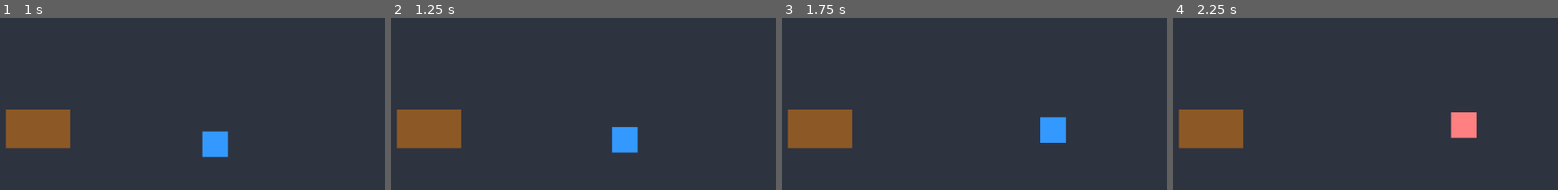
Above: before the commit, frames 1-4 (left to right).
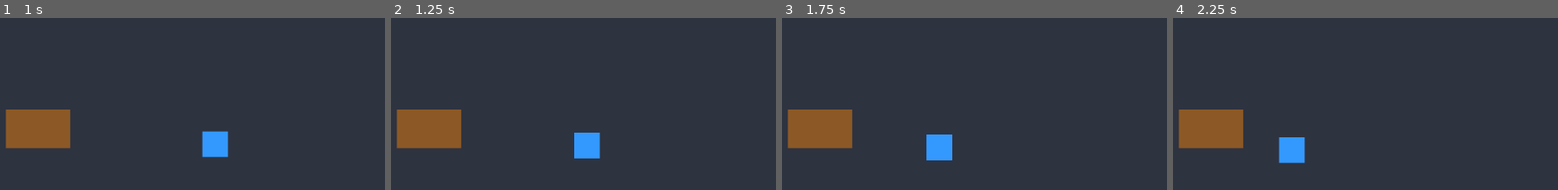
Above: after the commit, the same moments.

Repository: michaelchang-jpg/cs-tycoon
Game: Godot game, scene res://scenes/main.tscn
Two runs of this game, one before a commit and one after it. Both use one fixed random seed, a clock stepped at 60 frames per second and the inputs below.
Inputs:
- Up to frame 1 (1 s): tap Enter at 0.5 s
- Up to frame 2 (1.25 s): no input
- Up to frame 3 (1.75 s): no input
- Up to frame 4 (2.25 s): no input

Frame 1 is identical in both runs. In frame 2, 2.1% of the frame differs, in the area x 47-65%, y 63-82%; in frame 3, 2.0%; in frame 4, 2.1%, in the area x 27-79%, y 54-85%.

Commit message:
Fix: Do not overwrite target_position when roaming if assigned to desk

Diff:
--- a/scripts/employee.gd
+++ b/scripts/employee.gd
@@ -58,11 +58,16 @@
 			state_timer.start(randf_range(idle_duration.x, idle_duration.y))
 
 		State.ROAMING:
-			# 在當前位置周圍選一個隨機點
-			target_position = global_position + Vector2(
-				randf_range(-roam_radius, roam_radius),
-				randf_range(-roam_radius, roam_radius)
-			)
+			# 如果是有明確目的地的移動 (is_going_to_work)，就不要隨機選點
+			if is_going_to_work:
+				# 保持原本 assign_to_desk 設定的 target_position
+				pass
+			else:
+				# 否則：在當前位置周圍選一個隨機點
+				target_position = global_position + Vector2(
+					randf_range(-roam_radius, roam_radius),
+					randf_range(-roam_radius, roam_radius)
+				)
 			# 確保目標在視窗內 (此處可根據辦公室邊界微調)
 
 		State.WORKING:
